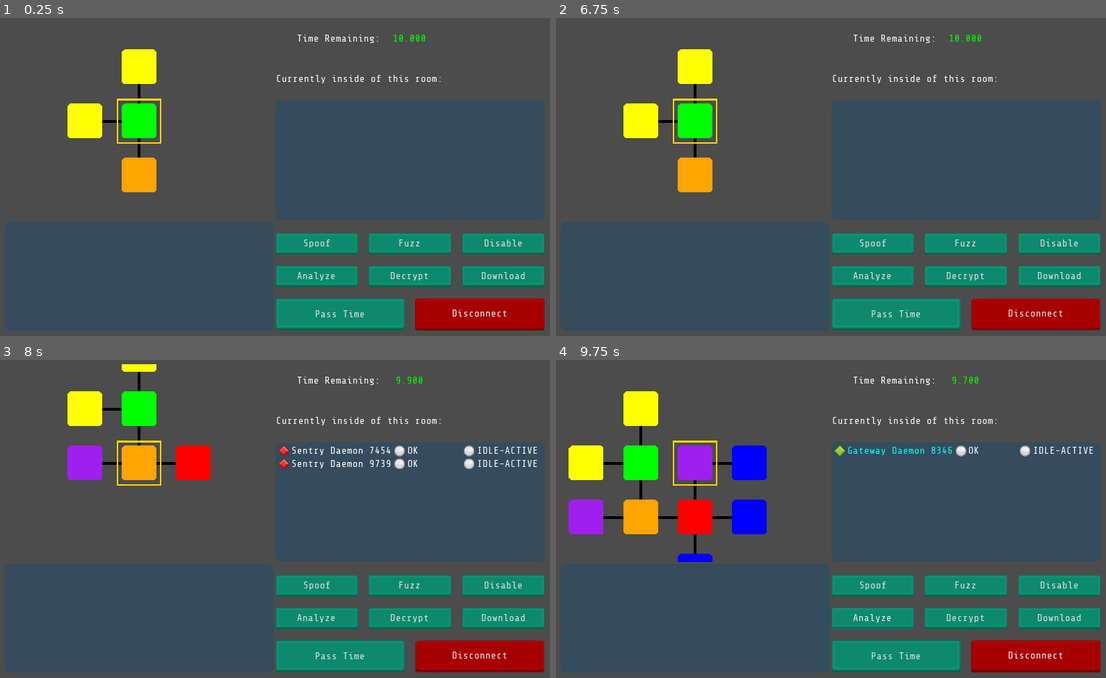
Above: before the commit, frames 1-4 (two rows, left to right).
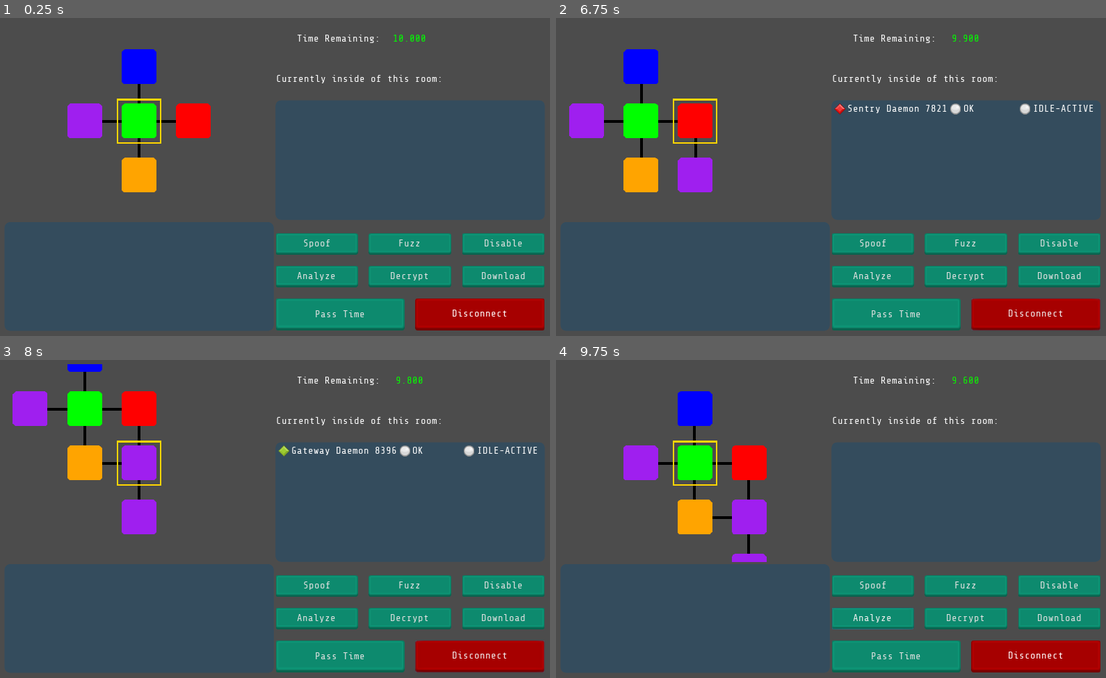
Above: after the commit, the same moments.

Repository: twobitadder/play_with_tweens
Game: Godot game, scene res://Cyberspace/UI/Cyberspace.tscn
Two runs of this game, one before a commit and one after it. Both use one fixed random seed, a clock stepped at 60 frames per second and the inputs below. The project has no main scene, so this scene is started directly. The engine's default icon, where the game draws it, is replaced by a stand-in: a white triangle on a blue panel in a dark square.
Inputs (mouse positions are in pixels of both pictures, inside the frame that each line leads up to):
- Up to frame 1 (0.25 s): no input
- Up to frame 2 (6.75 s): click "Spoof" at 0.5 s; click "Fuzz" at 1.25 s; click "Disable" at 2 s; click "Analyze" at 2.75 s; click "Decrypt" at 3.5 s; click "Pass Time" at 4.25 s; click "Download" at 5 s; click "Disconnect" at 5.75 s; move the mouse to (952, 161) at 6.52 s; hold Right from 6.53 s (still down); click (952, 161) at 6.67 s
- Up to frame 3 (8 s): move the mouse to (165, 534) at 7.27 s; release Right at 7.28 s; hold Down from 7.28 s (still down)
- Up to frame 4 (9.75 s): move the mouse to (968, 449) at 8.02 s; release Down at 8.03 s; hold Right 8.03-8.78 s; click (968, 449) at 8.17 s; hold Up 8.78-9.53 s; click (968, 449) at 8.92 s; tap Enter at 9.5 s; move the mouse to (996, 566) at 9.52 s; hold Left from 9.53 s (still down)

The runs differ from the first frame. In frame 1, 2.1% of the frame differs, in the area x 12-39%, y 9-38%; in frame 2, 5.4%; in frame 3, 6.0%; in frame 4, 7.9%, in the area x 2-98%, y 5-64%.

Commit message:
first attempt at fixing memory leak

Diff:
--- a/Abstract/StateMachine/States/Object/ICE/activate.gd
+++ b/Abstract/StateMachine/States/Object/ICE/activate.gd
@@ -9,14 +9,14 @@
 
 func process(delta : float) -> void:
 	checkup_timer += delta
-	if checkup_timer >= machine.object.speed / 2.0 && PlayerInfo.grid_pos != WorldState.server.ice[machine.object]:
+	if checkup_timer >= get_object().speed / 2.0 && PlayerInfo.grid_pos != WorldState.ice[get_object()]:
 		emit_signal("done", "hunt")
 
 func exit_state(new_state : String) -> bool:
 	if new_state == "hunt":
 		return true
 
-	if machine.object.is_suspicious:
+	if get_object().is_suspicious:
 		return false
 
 	return true
--- a/Abstract/StateMachine/States/Object/ICE/hunt.gd
+++ b/Abstract/StateMachine/States/Object/ICE/hunt.gd
@@ -7,22 +7,22 @@
 	state_name = "hunt"
 
 func enter_state(prev_state : String) -> void:
-	if !machine.object.can_move:
+	if !get_object().can_move:
 		emit_signal("done", "return")
 
 func process(delta : float) -> void:
 	move_timer += delta
-	if PlayerInfo.grid_pos == WorldState.server.ice[machine.object]:
+	if PlayerInfo.grid_pos == WorldState.ice[get_object()]:
 		return
 
-	if move_timer >= machine.object.speed:
+	if move_timer >= get_object().speed:
 		pass
 		#set up an astar2d to get nodes on map
 		#find path to player
 		#move to next node
 
 func exit_state(next_state : String) -> bool:
-	if machine.object.is_suspicious:
+	if get_object().is_suspicious:
 		return false
 
 	return true
--- a/Abstract/StateMachine/States/Object/ICE/idle_active.gd
+++ b/Abstract/StateMachine/States/Object/ICE/idle_active.gd
@@ -8,11 +8,11 @@
 
 func process(delta) -> void:
 	scan_check += delta
-	if scan_check >= machine.object.speed:
+	if scan_check >= get_object().speed:
 		scan_check = 0.0
-		if !WorldState.server.ice.has(machine.object):
-			OS.dump_memory_to_file("res://memory_dump.txt")
-			print(machine.object.get_incoming_connections())
-			assert(WorldState.server.ice.has(machine.object))
-		if PlayerInfo.grid_pos == WorldState.server.ice[machine.object]:
+		if !WorldState.ice.has(get_object()):
+			print(get_object().get_incoming_connections())
+			print(WorldState.ice)
+			assert(WorldState.ice.has(get_object()))
+		if PlayerInfo.grid_pos == WorldState.ice[get_object()]:
 			emit_signal("done", "scan")
--- a/Abstract/StateMachine/States/Object/ICE/query.gd
+++ b/Abstract/StateMachine/States/Object/ICE/query.gd
@@ -5,13 +5,13 @@
 func setup(object, machine) -> void:
 	.setup(object, machine)
 	state_name = "query"
-	object.connect("spoof_received", self, "_on_spoof_received")
+	object.get_ref().connect("spoof_received", self, "_on_spoof_received")
 
 func process(delta) -> void:
 	query_time += delta
-	if query_time >= machine.object.query_time:
+	if query_time >= get_object().query_time:
 		var next
-		if PlayerInfo.grid_pos == WorldState.server.ice[machine.object]:
+		if PlayerInfo.grid_pos == WorldState.ice[get_object()]:
 			next = "activate"
 		else:
 			next = "hunt"
@@ -19,5 +19,5 @@
 
 func _on_spoof_received() -> void:
 	if machine.states.front() == state_name:
-		machine.object.is_placated = true
+		get_object().is_placated = true
 		emit_signal("done", "idle")
--- a/Abstract/StateMachine/States/Object/ICE/scan.gd
+++ b/Abstract/StateMachine/States/Object/ICE/scan.gd
@@ -8,7 +8,7 @@
 
 func process(delta) -> void:
 	scan_time += delta
-	if scan_time >= machine.object.speed / 10:
+	if scan_time >= get_object().speed / 10:
 		if randf() < PlayerInfo.detect_chance:
 			emit_signal("done", "query")
 		else:
--- a/Abstract/StateMachine/state.gd
+++ b/Abstract/StateMachine/state.gd
@@ -19,3 +19,6 @@
 
 func process(delta) -> void:
 	pass
+
+func get_object() -> Resource:
+	return machine.get_object()
--- a/Abstract/StateMachine/state_machine.gd
+++ b/Abstract/StateMachine/state_machine.gd
@@ -12,7 +12,7 @@
 
 func setup(attached_object, base_states : Array) -> void:
 	connect("state_entering", attached_object, "update_state")
-	object = attached_object
+	object = weakref(attached_object)
 	for state in base_states:
 		add_state(state)
 	add_state(idle_state.new())
@@ -45,10 +45,13 @@
 
 	emit_signal("state_entering", states.front())
 	state_map[states.front()].enter_state(prev_state)
-	WorldState.report_event("%s has entered state %s" % [object.name, states.front()])
+	WorldState.report_event("%s has entered state %s" % [get_object().name, states.front()])
 
 func has_state(state : String) -> bool:
 	return state_map.has(state)
 
 func reset() -> void:
 	states.clear()
+
+func get_object() -> Resource:
+	return object.get_ref()
--- a/Abstract/world_state.gd
+++ b/Abstract/world_state.gd
@@ -4,6 +4,8 @@
 
 var ice_and_data := 0
 var rooms_instanced := 0
+var ice := {}
+var rooms := {}
 
 export var real_world : Resource
 export var server : Resource
--- a/Cyberspace/Map/generator_v2.gd
+++ b/Cyberspace/Map/generator_v2.gd
@@ -4,7 +4,7 @@
 var object_resource = preload("res://Cyberspace/Objects/Resources/object_data.gd")
 
 var num_rooms : int
-var rooms := {}
+#var rooms := {}
 var corridors := {}
 var after_first_pass := false
 var traverse_cost : float setget ,get_traverse_cost
@@ -25,7 +25,7 @@
 
 func _ready() -> void:
 	randomize()
-	while !is_valid_map || i < 10:
+	while !is_valid_map || i < 100:
 		is_valid_map = true
 		generate()
 		i += 1
@@ -43,13 +43,11 @@
 	for child in $Rooms.get_children():
 		child.free()
 
-	for ice in WorldState.server.ice.keys():
+	for ice in WorldState.ice.keys():
 		ice.destruct()
 
-	rooms.clear()
+	WorldState.rooms.clear()
 	corridors.clear()
-	WorldState.server.rooms.clear()
-	WorldState.server.ice.clear()
 	after_first_pass = false
 	WorldState.server.placed_heart = false
 	WorldState.server.placed_mind = false
@@ -57,12 +55,8 @@
 	connect_rooms()
 	place_objects()
 	show_neighbors(Vector2.ZERO)
-	WorldState.server.rooms = rooms.duplicate()
-	WorldState.server.ice = invert_room_data().duplicate()
-	print(rooms.size())
-	print(WorldState.server.rooms.size())
-	print(WorldState.server.ice.size())
-	assert(rooms.size() > 0)
+	invert_room_data()
+	assert(WorldState.rooms.size() > 0)
 	update()
 
 func place_rooms() -> void:
@@ -72,18 +66,18 @@
 
 	var entrance = room_template.instance()
 	entrance.type = MapRoom.TYPE.ENTRANCE
-	rooms[Vector2.ZERO] = entrance
+	WorldState.rooms[Vector2.ZERO] = entrance
 	$Rooms.add_child(entrance)
 	entrance.position = $TileMap.map_to_world(Vector2.ZERO)
 	spawn_neighbors(Vector2.ZERO)
-	if rooms.size() < num_rooms:
+	if WorldState.rooms.size() < num_rooms:
 		after_first_pass = true
 		spawn_neighbors(Vector2.ZERO)
 
 func spawn_neighbors( grid_position) -> void:
 	var min_size = WorldState.server.min_size
 	var neighbors_to_spawn : int
-	if rooms.size() < min_size || after_first_pass:
+	if WorldState.rooms.size() < min_size || after_first_pass:
 		#anywhere from 1-3 neighbors
 		neighbors_to_spawn = randi() % 3 + 1
 	else:
@@ -91,7 +85,7 @@
 		neighbors_to_spawn = randi() % 4
 
 # warning-ignore:narrowing_conversion
-	neighbors_to_spawn = min(neighbors_to_spawn, num_rooms - rooms.size())
+	neighbors_to_spawn = min(neighbors_to_spawn, num_rooms - WorldState.rooms.size())
 
 	if neighbors_to_spawn == 0:
 		return
@@ -104,12 +98,12 @@
 			break
 
 		var next_dir = directions.pop_front() + grid_position
-		if (rooms.has(next_dir)):
+		if (WorldState.rooms.has(next_dir)):
 			continue
 
 		var blank_room = room_template.instance()
 		blank_room.type = determine_room()
-		rooms[next_dir] = blank_room
+		WorldState.rooms[next_dir] = blank_room
 		$Rooms.add_child(blank_room)
 		blank_room.hide()
 		blank_room.position = $TileMap.map_to_world(next_dir)
@@ -140,19 +134,19 @@
 
 func connect_rooms() -> void:
 	var temp_corridors := {}
-	var unconnected_rooms = rooms.duplicate()
-	for room in rooms.keys():
+	var unconnected_rooms = WorldState.rooms.duplicate()
+	for room in WorldState.rooms.keys():
 		var neighbors := [Vector2.UP, Vector2.RIGHT, Vector2.LEFT, Vector2.DOWN]
 		#the cascading indent from hell!!!!
 		#basically if the room exists in that direction, the corridor doesn't already exist, and it passes a rand check
 		#then add it to the list of corridors. also remove the room from a list of rooms that do not have a corridor yet
 		for neighbor in neighbors:
-			if rooms.has(room + neighbor):
+			if WorldState.rooms.has(room + neighbor):
 				if !temp_corridors.has([room, room + neighbor] && !temp_corridors.has([room + neighbor, room])):
 					if randf() < WorldState.server.interconnectedness:
 						if unconnected_rooms.has(room):
 							unconnected_rooms.erase(room)
-						temp_corridors[[room, room + neighbor]] = [rooms[room].position, rooms[room + neighbor].position]
+						temp_corridors[[room, room + neighbor]] = [WorldState.rooms[room].position, WorldState.rooms[room + neighbor].position]
 
 	determine_steps(temp_corridors, unconnected_rooms)
 
@@ -167,7 +161,7 @@
 				remaining_room.erase(next_room)
 				var child = remaining_room[0]
 				if !processed.has(child):
-					rooms[child].add_tree_parent(rooms[next_room])
+					WorldState.rooms[child].add_tree_parent(WorldState.rooms[next_room])
 					process_stack.append(child)
 		processed.append(next_room)
 
@@ -184,15 +178,15 @@
 			var neighbors := [Vector2.UP, Vector2.RIGHT, Vector2.LEFT, Vector2.DOWN]
 			neighbors.shuffle()
 			for neighbor in neighbors:
-				if rooms.has(unconnected + neighbor) && \
-				(rooms[unconnected + neighbor].parents.size() > 0 || rooms[unconnected + neighbor].type == MapRoom.TYPE.ENTRANCE):
-					temp_corridors[[unconnected, unconnected + neighbor]] = [rooms[unconnected].position, rooms[unconnected + neighbor].position]
-					rooms[unconnected + neighbor].add_tree_parent(rooms[unconnected])
+				if WorldState.rooms.has(unconnected + neighbor) && \
+				(WorldState.rooms[unconnected + neighbor].parents.size() > 0 || WorldState.rooms[unconnected + neighbor].type == MapRoom.TYPE.ENTRANCE):
+					temp_corridors[[unconnected, unconnected + neighbor]] = [WorldState.rooms[unconnected].position, WorldState.rooms[unconnected + neighbor].position]
+					WorldState.rooms[unconnected + neighbor].add_tree_parent(WorldState.rooms[unconnected])
 					processed.append(unconnected)
 
 	if iterator >= 100:
 		for room in unconnected_rooms.keys():
-			rooms.erase(room)
+			WorldState.rooms.erase(room)
 
 
 	for corridor in temp_corridors.keys():
@@ -206,10 +200,10 @@
 	#if all rooms are data or no rooms are data
 	var ok_data := false
 	var ok_non_data := false
-	for room in rooms.keys():
-		if rooms[room].type == MapRoom.TYPE.DATA:
+	for room in WorldState.rooms.keys():
+		if WorldState.rooms[room].type == MapRoom.TYPE.DATA:
 			ok_data = true
-		elif rooms[room].type != MapRoom.TYPE.DATA && rooms[room].type != MapRoom.TYPE.ENTRANCE:
+		elif WorldState.rooms[room].type != MapRoom.TYPE.DATA && WorldState.rooms[room].type != MapRoom.TYPE.ENTRANCE:
 			ok_non_data = true
 
 	if !ok_data || !ok_non_data:
@@ -218,31 +212,31 @@
 
 	while placed_ice < WorldState.server.num_ice || placed_data < WorldState.server.num_data:
 		var placed := false
-		var room_queue = rooms.keys().duplicate()
+		var room_queue = WorldState.rooms.keys().duplicate()
 		room_queue.shuffle()
 		for room in room_queue:
-			if rooms[room].type == MapRoom.TYPE.ENTRANCE:
+			if WorldState.rooms[room].type == MapRoom.TYPE.ENTRANCE:
 				continue
-			match rooms[room].type:
+			match WorldState.rooms[room].type:
 				MapRoom.TYPE.DATA:
 					var new_object = object_resource.new()
 					new_object.create(WorldState.server.server_strength, ObjectData.TYPE.DATA)
-					rooms[room].objects.append(new_object)
+					WorldState.rooms[room].objects.append(new_object)
 					new_object.grid_position = room
 					placed_data += 1
 					placed = true
 					new_object.i = i
-					new_object.room = rooms[room]
+					new_object.room = WorldState.rooms[room]
 				_:
 					if placed_ice <= WorldState.server.num_ice:
 						var new_object = object_resource.new()
 						new_object.create(WorldState.server.server_strength)
-						rooms[room].objects.append(new_object)
+						WorldState.rooms[room].objects.append(new_object)
 						new_object.grid_position = room
 						placed_ice += 1
 						placed = true
 						new_object.i = i
-						new_object.room = rooms[room]
+						new_object.room = WorldState.rooms[room]
 		if !placed:
 			iterations += 1
 		if iterations >= WorldState.server.max_iterations:
@@ -251,17 +245,17 @@
 
 	WorldState.ice_and_data += placed_ice
 	WorldState.ice_and_data += placed_data
-	WorldState.rooms_instanced += rooms.size()
+	WorldState.rooms_instanced += WorldState.rooms.size()
 
 func get_loc(grid_pos) -> Vector2:
 	return $TileMap.map_to_world(grid_pos)
 
 func test_move(start_grid, dest_grid) -> bool:
-	if !rooms.has(dest_grid):
+	if !WorldState.rooms.has(dest_grid):
 		return false
 
-	var start_room = rooms[start_grid]
-	var dest_room = rooms[dest_grid]
+	var start_room = WorldState.rooms[start_grid]
+	var dest_room = WorldState.rooms[dest_grid]
 
 	if start_room.children.has(dest_room) || start_room.parents.has(dest_room):
 		show_neighbors(dest_grid)
@@ -270,10 +264,10 @@
 	return false
 
 func show_neighbors(coord) -> void:
-	for child in rooms[coord].children:
+	for child in WorldState.rooms[coord].children:
 		child.show()
 
-	for parent in rooms[coord].parents:
+	for parent in WorldState.rooms[coord].parents:
 		parent.show()
 
 	var neighbors = [Vector2.UP, Vector2.DOWN, Vector2.RIGHT, Vector2.LEFT]
@@ -286,15 +280,11 @@
 
 #data currently is: room contains ice
 #provide a dictionary with inverted information - ice as the key, containing room coordinate as value
-func invert_room_data() -> Dictionary:
-	var ice_information := {}
-
-	for room in rooms.keys():
-		for object in rooms[room].objects:
+func invert_room_data() -> void:
+	for room in WorldState.rooms.keys():
+		for object in WorldState.rooms[room].objects:
 			if object.type != ObjectData.TYPE.DATA:
-				ice_information[object] = room
-
-	return ice_information
+				WorldState.ice[object] = room
 
 func _draw() -> void:
 	for corridor in corridors.keys():
--- a/Cyberspace/Map/mini_map.gd
+++ b/Cyberspace/Map/mini_map.gd
@@ -14,4 +14,4 @@
 	PlayerInfo.grid_pos += move
 	$PlayerMapPos.move($ServerMap.get_loc(PlayerInfo.grid_pos))
 	TimeKeeper.pass_time($ServerMap.traverse_cost)
-	emit_signal("room_entered", $ServerMap.rooms[PlayerInfo.grid_pos].objects)
+	emit_signal("room_entered", WorldState.rooms[PlayerInfo.grid_pos].objects)
Not shown, added: icon.png.import
